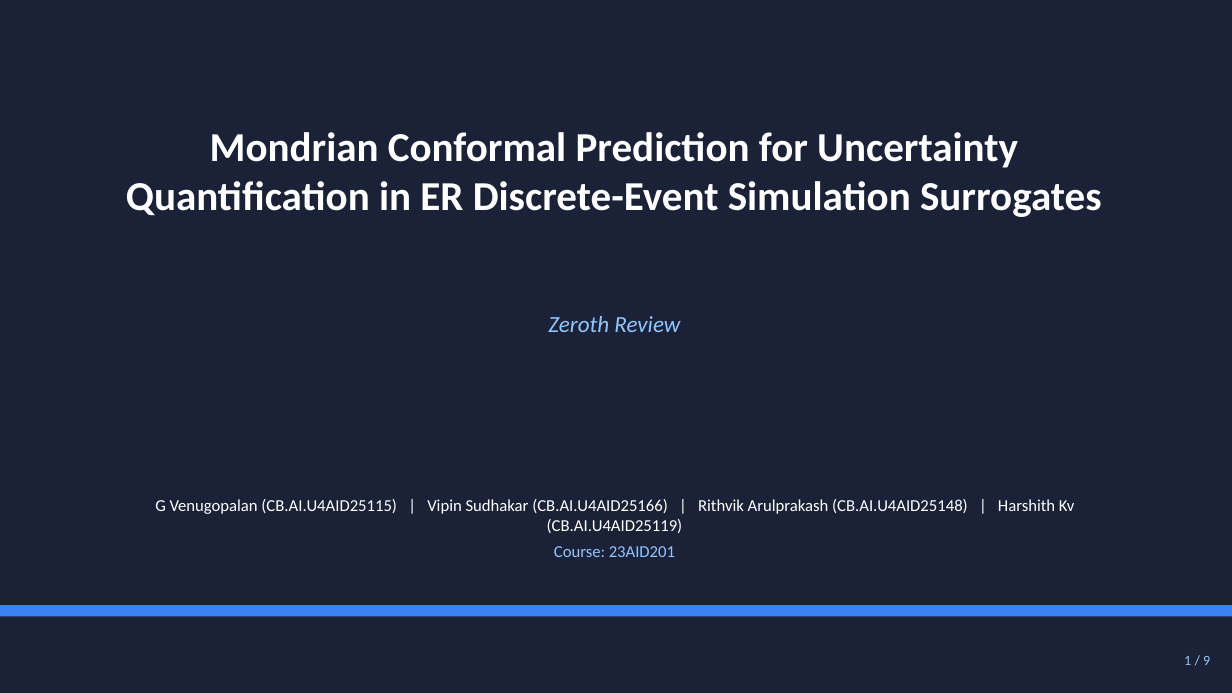
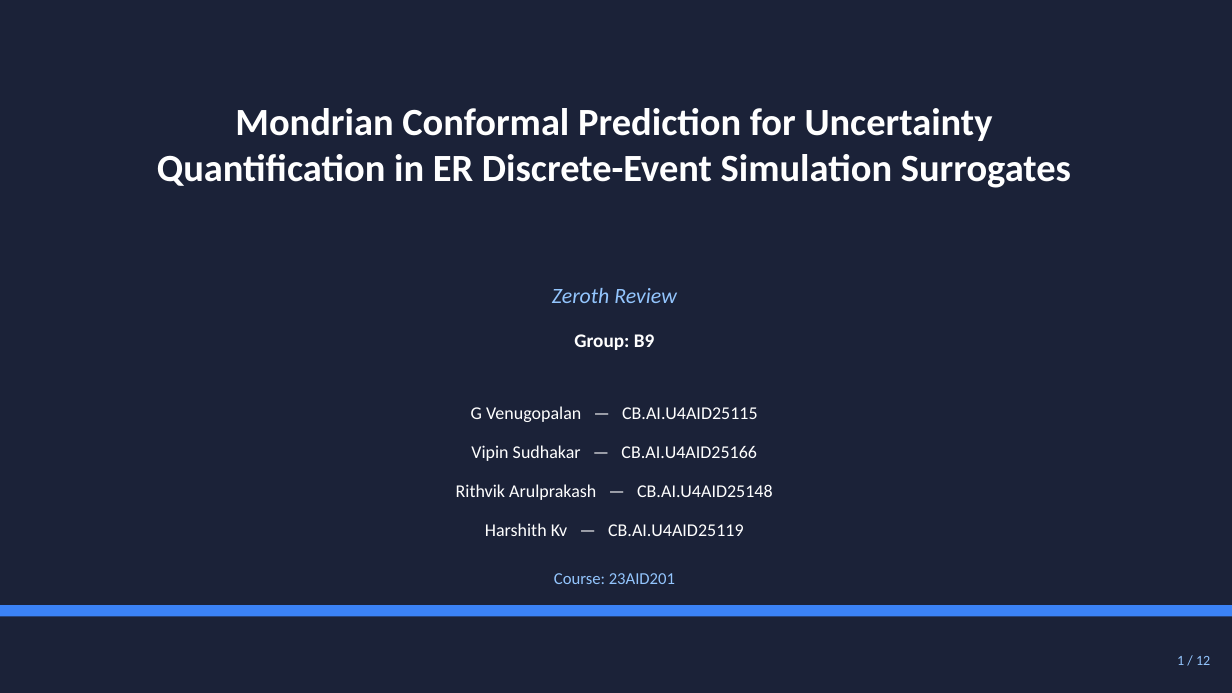
Before and after one commit to DUNE-ODYSSEY/Mondrian-Conformal-Prediction-On-Discrete-Event-Simulation, a slide deck: slide 1 of slides/zeroth_review.pptx. Drawn at 1232x693 pixels with LibreOffice and Linux fonts; fonts in the diff are those of the drawing. Boxes give left, top, right and bottom in pixels: in the first picture for what was removed or moved away, otherwise in the second. Text is boxed around its words. In the diff, an @@ line names an element or a change of style, - is before the commit and + after.

Commit message:
Restructure zeroth review PPT to professor's required template (TOC, lit review table, research gap, results, references); fix multi-line table cell font bug; begin Department B generalization pipeline

```diff
--- a/slides/zeroth_review.pptx
+++ b/slides/zeroth_review.pptx
@@ text "Mondrian Conformal Prediction for Uncertainty": place and size @@
-text "Mondrian Conformal Prediction for Uncertainty" at (126,132,1102,217)
+text "Mondrian Conformal Prediction for Uncertainty" at (157,108,1071,188)
@@ text "Mondrian Conformal Prediction for Uncertainty" at (157,108,1071,188): size 32 to 30 pt @@
@@ text "Zeroth Review": place and size @@
-text "Zeroth Review" at (548,316,680,332)
+text "Zeroth Review" at (552,288,676,303)
@@ text "Zeroth Review" at (552,288,676,303): size 18 to 17 pt @@
@@ text added at (574,334,655,350), 15 pt, text #FFFFFF, bold @@
+Group: B9
@@ text added at (471,406,758,422), 14 pt, text #FFFFFF @@
+G Venugopalan — CB.AI.U4AID25115
@@ text added at (471,445,757,461), 14 pt, text #FFFFFF @@
+Vipin Sudhakar — CB.AI.U4AID25166
@@ text added at (456,484,773,500), 14 pt, text #FFFFFF @@
+Rithvik Arulprakash — CB.AI.U4AID25148
@@ text at (485,523,744,536): text changed; size 13 to 14 pt @@
-G Venugopalan (CB.AI.U4AID25115) | Vipin Sudhakar (CB.AI.U4AID25166) | Rithvik Arulprakash (CB.AI.U4AID25148) | Harshith Kv (CB.AI.U4AID25119)
+Harshith Kv — CB.AI.U4AID25119
@@ text "Course: 23AID201": place and size @@
-text "Course: 23AID201" at (554,546,675,557)
+text "Course: 23AID201" at (554,573,675,584)
@@ text at (1177,656,1210,665): text changed @@
-1 / 9
+1 / 12
```
Also in this commit, not shown: 5 other slides changed, 6 slides added, 3 slides removed, 19 other files.
